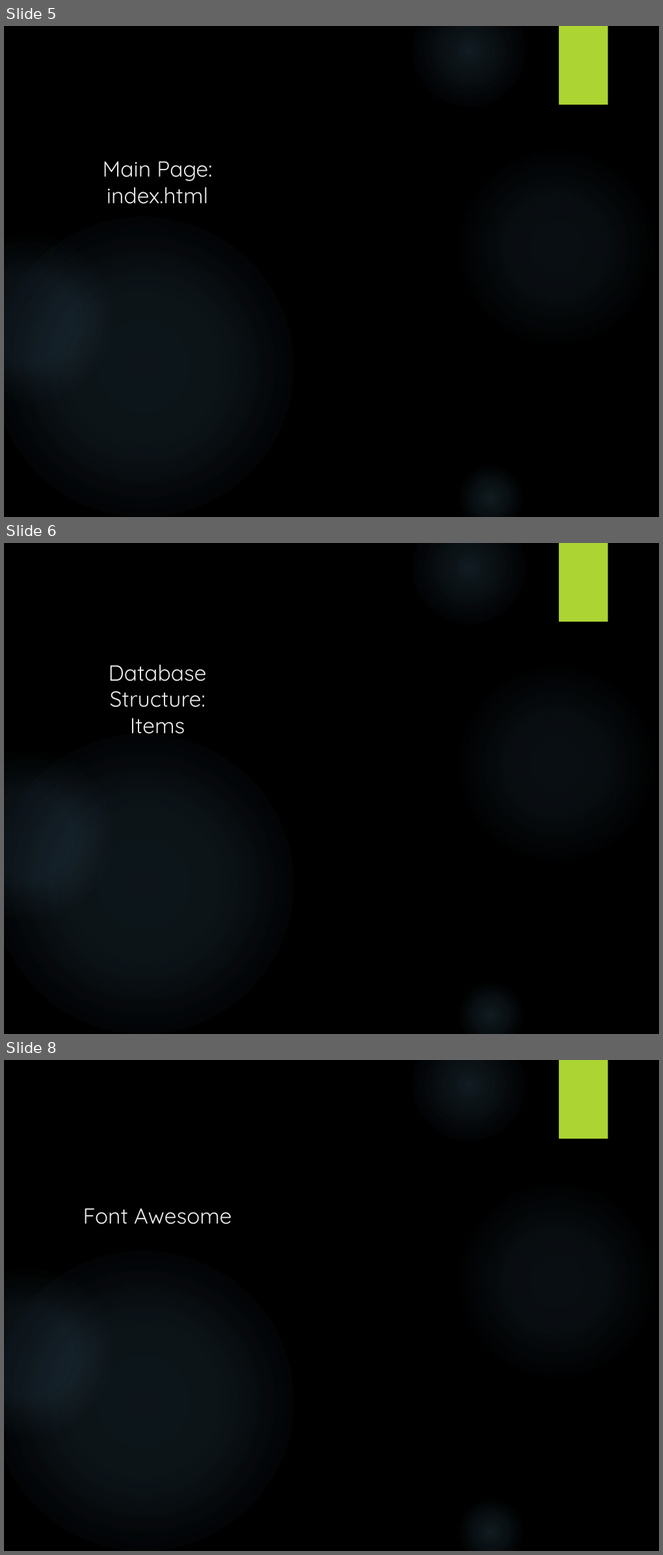
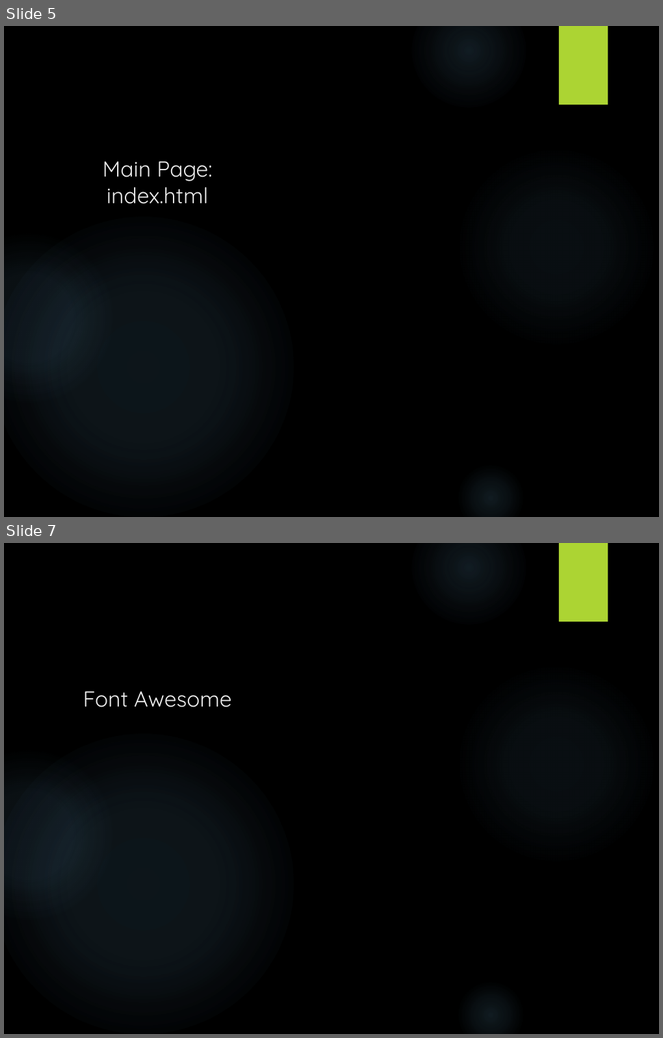
Before and after one commit to daviddongguo/BookstorePHP, a slide deck: Project Presentation_dongguo.pptx. Shown one above the other, each under a label of ours: slides 5, 6 and 8 before the commit, slides 5 and 7 after it; the slides between them are not shown. The pictures are 663x1555 and 663x1038 pixels, drawn with LibreOffice and Linux fonts; fonts in the diff are those of the drawing; background and template pictures are left out. Boxes give left, top, right and bottom in pixels: in the first picture for what was removed or moved away, otherwise in the second. Text is boxed around its words. In the diff, an @@ line names an element or a change of style, - is before the commit and + after.

```diff
--- a/Project Presentation_dongguo.pptx
+++ b/Project Presentation_dongguo.pptx
@@ slide 6 removed at bbox=[4, 543, 659, 1034], background picture (left out); not listed: 6 template elements that a slide beside it also shows @@
@@ title removed at bbox=[109, 665, 207, 734] @@
-Database Structure:
-Items
@@ what was slide 8 is now slide 7 @@
```
Also in this commit, not shown: 4 slides added, 3 other slides removed, 3 other files.
